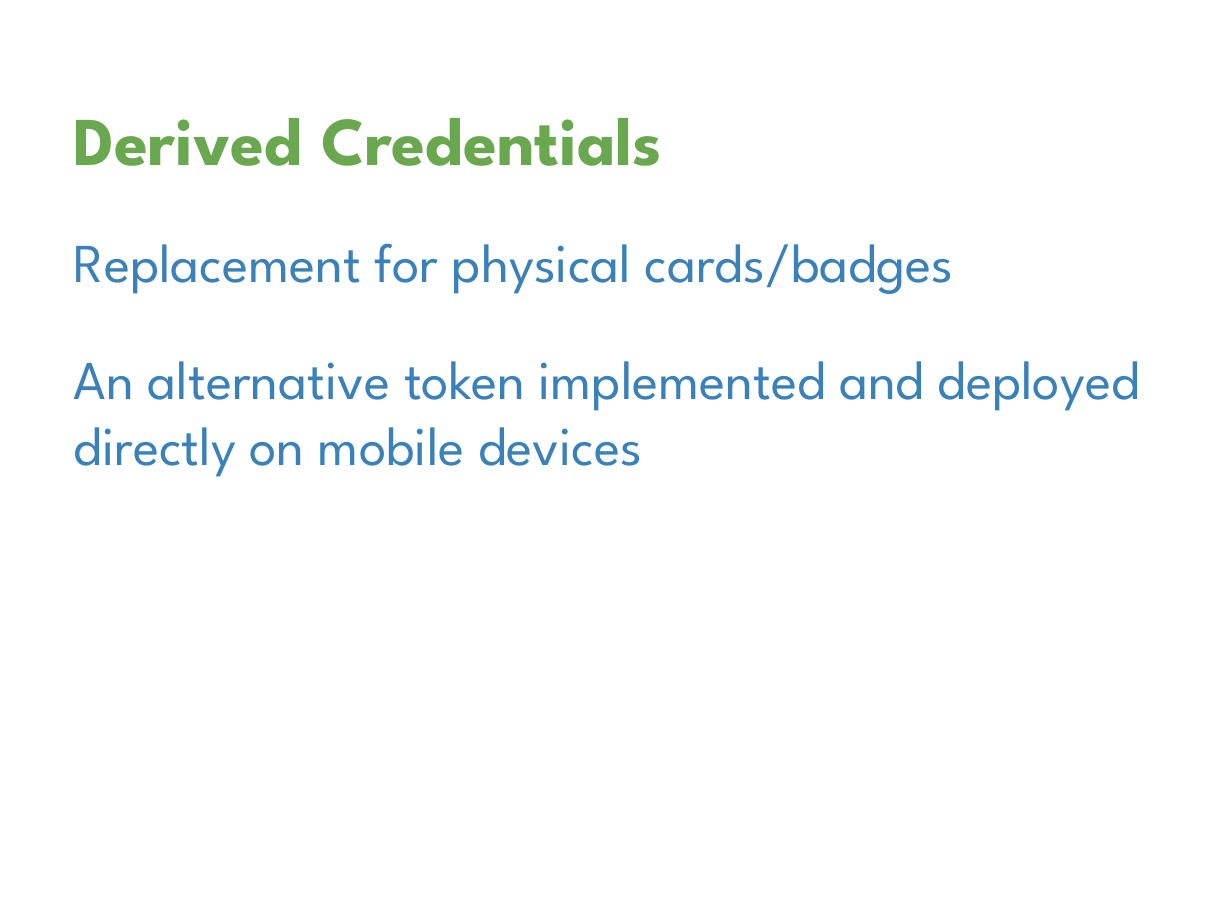
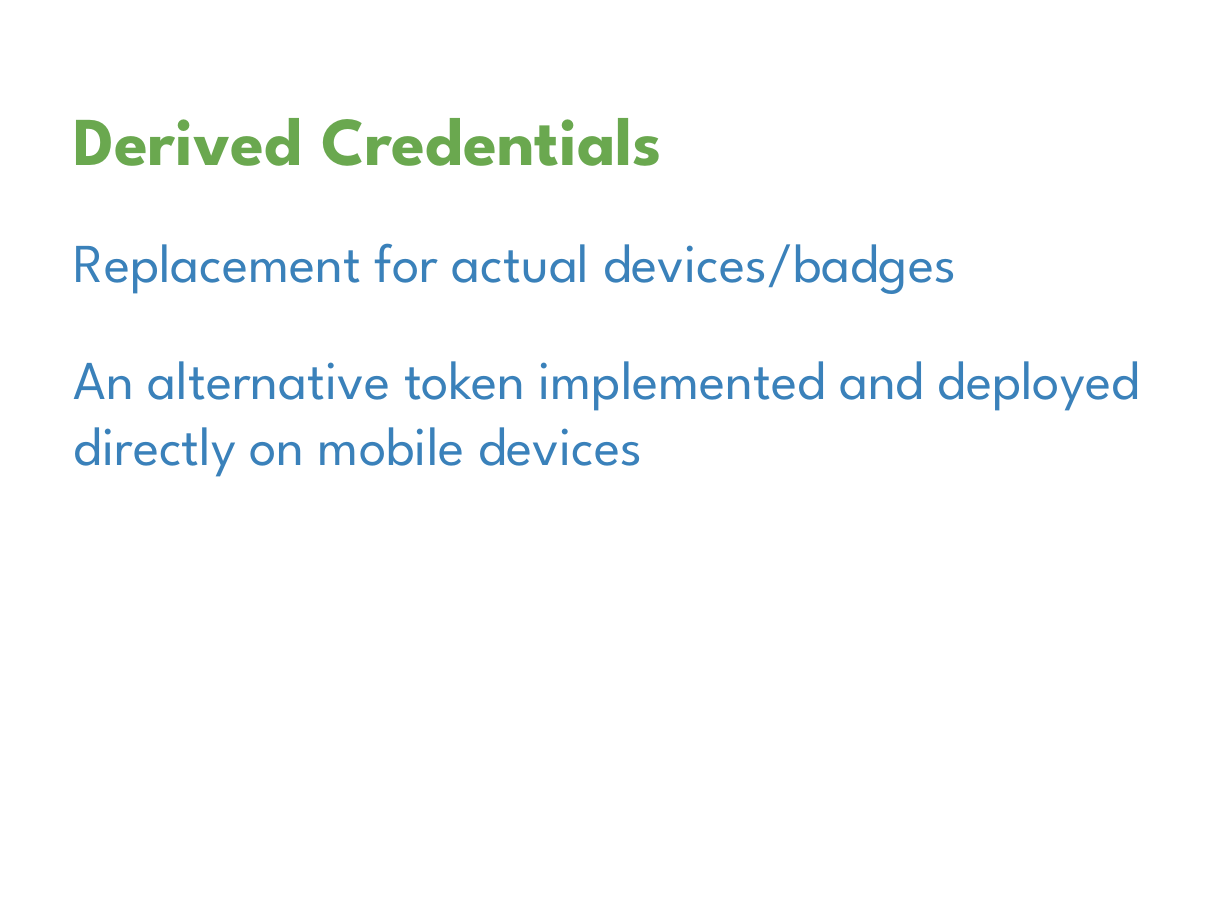
Before and after one commit to davetrux/gdgmidevfest-2017, a slide deck: slide 39 of MobileAuthWebWorld.pptx (slide 37 before the commit). Drawn at 1232x924 pixels with LibreOffice and Linux fonts; fonts in the diff are those of the drawing; background and template pictures are left out. Boxes give left, top, right and bottom in pixels: in the first picture for what was removed or moved away, otherwise in the second. Text is boxed around its words. In the diff, an @@ line names an element or a change of style, - is before the commit and + after.

```diff
--- a/MobileAuthWebWorld.pptx
+++ b/MobileAuthWebWorld.pptx
@@ text at (x1=74, y1=243, x2=956, y2=294): text changed @@
-Replacement for physical cards/badges
+Replacement for actual devices/badges
```
Also in this commit, not shown: 7 other slides changed, 7 slides added, 5 slides removed.
